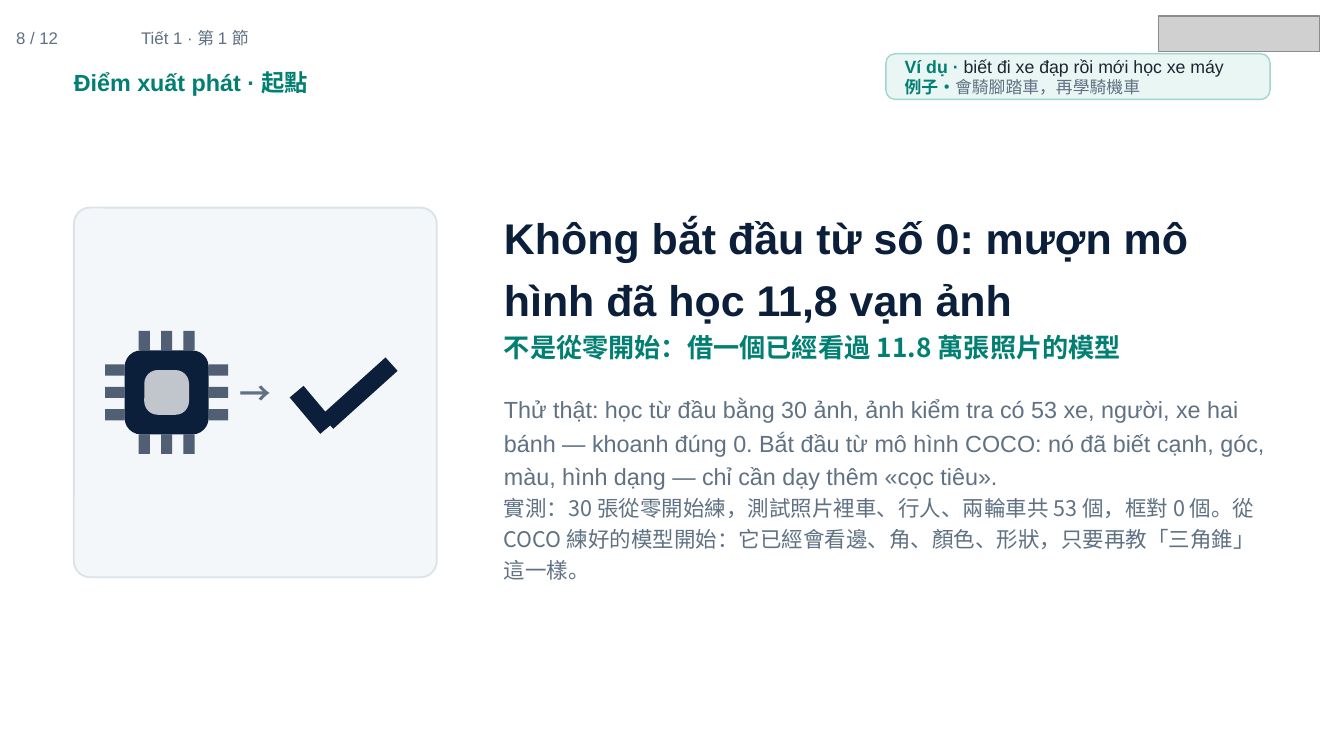
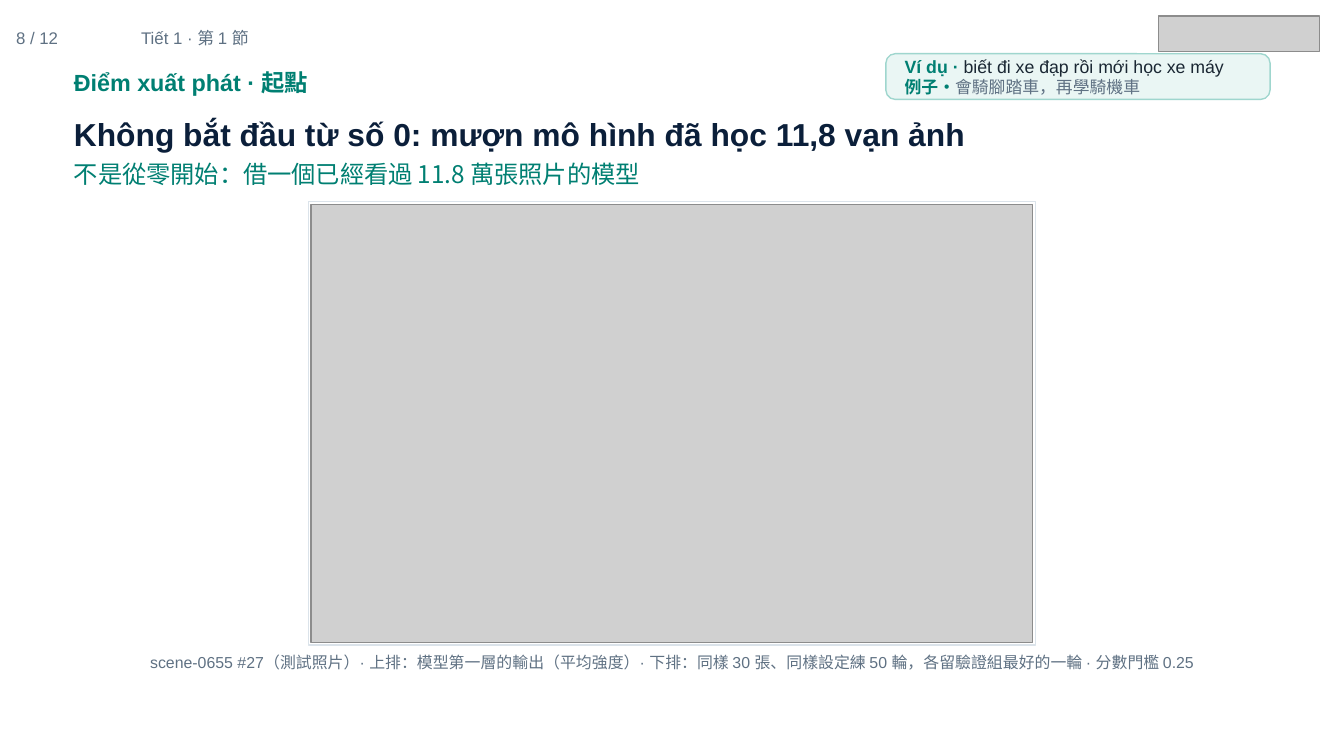
Before and after one commit to ch-neural/MITUST-Principles-of-Self-Driving-Cars, a slide deck: slide 8 of 第十週(11-12)/第十週_第1節_簡報.pptx. Drawn at 1344x756 pixels with LibreOffice and Linux fonts; fonts in the diff are those of the drawing; grey boxes stand for pictures. Boxes give left, top, right and bottom in pixels: in the first picture for what was removed or moved away, otherwise in the second. Text is boxed around its words. In the diff, an @@ line names an element or a change of style, - is before the commit and + after.

```diff
--- a/第十週(11-12)/第十週_第1節_簡報.pptx
+++ b/第十週(11-12)/第十週_第1節_簡報.pptx
@@ text added at box(74, 121, 964, 185), 17 pt, text #0B1F3A, bold @@
+Không bắt đầu từ số 0: mượn mô hình đã học 11,8 vạn ảnh
+不是從零開始：借一個已經看過 11.8 萬張照片的模型
@@ rounded rectangle removed at box(74, 207, 437, 577) @@
@@ rectangle added at box(309, 202, 1036, 645), fill #FFFFFF, outline #DBE3EA 1 pt @@
@@ picture added at box(312, 204, 1034, 642) @@
@@ text removed at box(504, 220, 1264, 580) @@
-Không bắt đầu từ số 0: mượn mô hình đã học 11,8 vạn ảnh
-不是從零開始：借一個已經看過 11.8 萬張照片的模型
-Thử thật: học từ đầu bằng 30 ảnh, ảnh kiểm tra có 53 xe, người, xe hai bánh — khoanh đúng 0. Bắt đầu từ mô hình COCO: nó đã biết cạnh, góc, màu, hình dạng — chỉ cần dạy thêm «cọc tiêu».
-實測：30 張從零開始練，測試照片裡車、行人、兩輪車共 53 個，框對 0 個。從 COCO 練好的模型開始：它已經會看邊、角、顏色、形狀，只要再教「三角錐」這一樣。
@@ rounded rectangle removed at box(125, 351, 208, 434) @@
@@ rectangle removed at box(138, 331, 149, 351) @@
@@ rectangle removed at box(161, 331, 172, 351) @@
@@ rectangle removed at box(183, 331, 194, 351) @@
@@ rectangle removed at box(321, 358, 397, 430) @@
@@ rectangle removed at box(105, 364, 125, 375) @@
@@ rectangle removed at box(105, 387, 125, 398) @@
@@ rounded rectangle removed at box(144, 370, 188, 414) @@
@@ rectangle removed at box(208, 364, 228, 375) @@
@@ rectangle removed at box(208, 387, 228, 398) @@
@@ text removed at box(237, 366, 274, 419) @@
-→
@@ rectangle removed at box(289, 386, 333, 434) @@
@@ rectangle removed at box(105, 409, 125, 419) @@
@@ rectangle removed at box(208, 409, 228, 419) @@
@@ rectangle removed at box(138, 434, 149, 454) @@
@@ rectangle removed at box(161, 434, 172, 454) @@
@@ rectangle removed at box(183, 434, 194, 454) @@
@@ text added at box(150, 654, 1194, 670), 8.5 pt, text #5F7183 @@
+scene-0655 #27（測試照片）· 上排：模型第一層的輸出（平均強度）· 下排：同樣 30 張、同樣設定練 50 輪，各留驗證組最好的一輪 · 分數門檻 0.25
```
